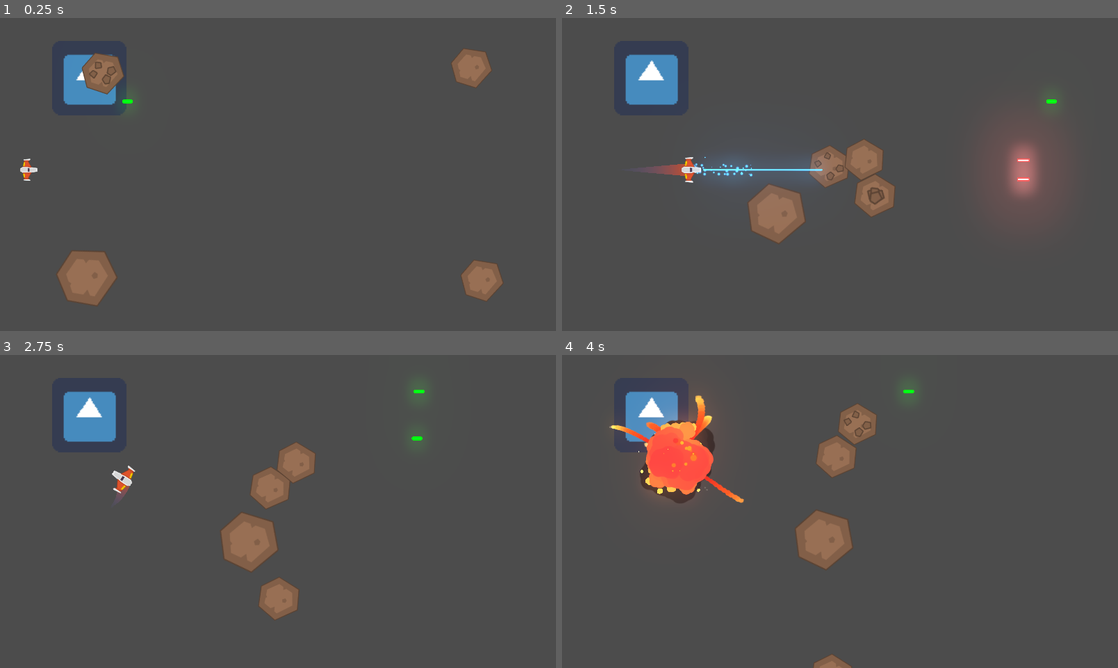
Above: before the commit, frames 1-4 (two rows, left to right).
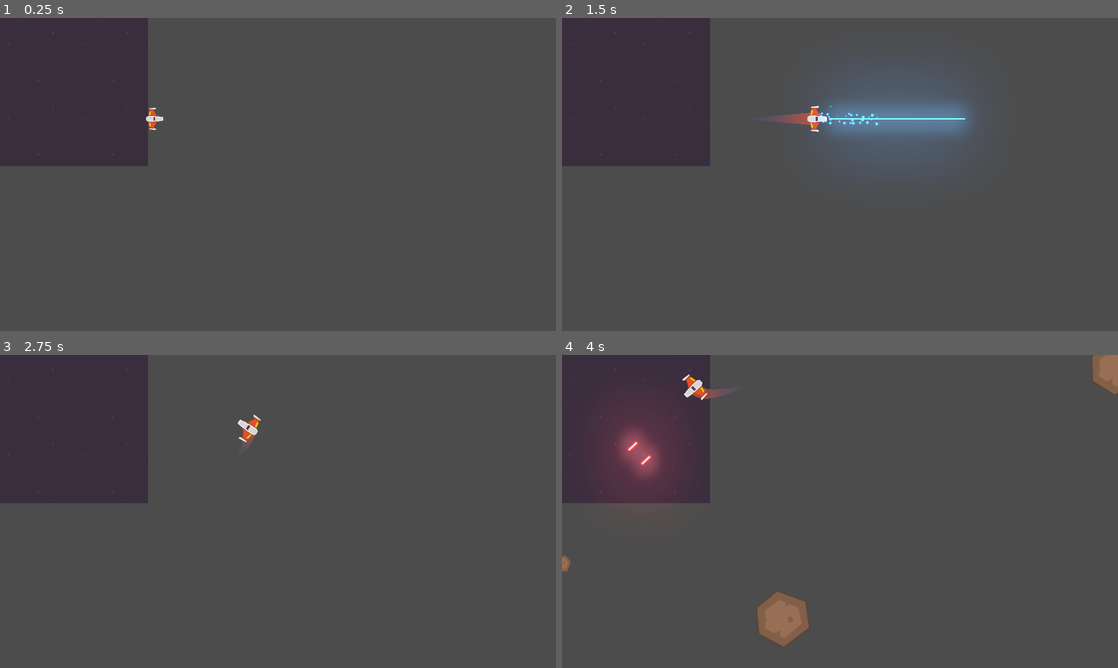
Above: after the commit, the same moments.

Repository: rominaBr/Meteoritos
Game: Godot game, scene res://Juegos/Niveles/NivelTest.tscn
Two runs of this game, one before a commit and one after it. Both use one fixed random seed, a clock stepped at 60 frames per second and the inputs below. The engine's default icon, where the game draws it, is replaced by a stand-in: a white triangle on a blue panel in a dark square.
Inputs (mouse positions are in pixels of both pictures, inside the frame that each line leads up to):
- Up to frame 1 (0.25 s): no input
- Up to frame 2 (1.5 s): move the mouse to (962, 158) at 0.52 s; press the mouse at (962, 158) at 0.53 s; hold W (mover_adelante) 0.53-1.28 s; move the mouse to (728, 190) at 1.27 s; release the mouse at (728, 190) at 1.28 s; hold S (mover_atras) from 1.28 s (still down); right-click (728, 190) at 1.35 s
- Up to frame 3 (2.75 s): move the mouse to (333, 442) at 2.02 s; release S (mover_atras) at 2.03 s; hold W (mover_adelante) from 2.03 s (still down); hold A (rotar_antihorario) from 2.03 s (still down)
- Up to frame 4 (4 s): move the mouse to (812, 574) at 2.77 s; release A (rotar_antihorario) at 2.78 s; tap D (rotar_horario) at 2.85 s; move the mouse to (1006, 558) at 3.52 s; release W (mover_adelante) at 3.53 s; press the mouse at (1006, 558) at 3.53 s; hold S (mover_atras) from 3.53 s (still down)

The runs differ from the first frame. In frame 1, 14% of the frame differs, in the area x 0-91%, y 0-92%; in frame 2, 23%, in the area x 0-89%, y 0-72%; in frame 3, 15%; in frame 4, 16%.

Commit message:
Spawnear aleatoriamente

Diff:
--- a/Juegos/Explosiones/ExplosionMeteorito.tscn
+++ b/Juegos/Explosiones/ExplosionMeteorito.tscn
@@ -7,6 +7,7 @@
 [ext_resource path="res://Juegos/Explosiones/MeteoritoMediano1.png" type="Texture" id=5]
 [ext_resource path="res://Juegos/Explosiones/MeteoritoMediano2.png" type="Texture" id=6]
 [ext_resource path="res://Juegos/Explosiones/ExplosionMeteorito.gd" type="Script" id=7]
+[ext_resource path="res://Juegos/Explosiones/explosion_meteorito.ogg" type="AudioStream" id=8]
 
 [sub_resource type="Animation" id=1]
 length = 0.001
@@ -677,6 +678,9 @@
 anims/explosion = SubResource( 3 )
 
 [node name="AudioStreamPlayer2D" type="AudioStreamPlayer2D" parent="."]
+stream = ExtResource( 8 )
+volume_db = 11.742
+bus = "SFX"
 
 [node name="MeteoritoMediano1" type="Sprite" parent="."]
 position = Vector2( 97, 50 )
--- a/Juegos/Meteoritos/MeteoritoSpawner.gd
+++ b/Juegos/Meteoritos/MeteoritoSpawner.gd
@@ -4,11 +4,7 @@
 export var direccion:Vector2 = Vector2(1, 1)
 export var rango_tamanio_meteorito:Vector2 = Vector2(0.5, 2.2)
 
-func _ready() -> void:
-	yield(owner, "ready")
-	spawner_meteorito()
-
-func spawner_meteorito() -> void:
+func spawnear_meteorito() -> void:
 	Eventos.emit_signal(
 		"spawn_meteorito",
 		global_position,
--- /dev/null
+++ b/Juegos/Meteoritos/SectorMeteoritos.gd
@@ -0,0 +1,30 @@
+class_name SectorMeteoritos
+extends Node2D
+
+## Atributos export
+export var cantidad_meteoritos:int = 10
+
+## Atributos
+var spawners:Array
+
+## Métodos
+func _ready() -> void:
+	almacenar_spawners()
+
+## Métodos Custom
+func almacenar_spawners() -> void:
+	for spawner in $Spawners.get_children():
+		spawners.append(spawner)
+
+func spawner_aleatorio() -> int:
+	randomize()
+	return randi() % spawners.size()
+
+
+## Señales internas
+func _on_SpawnTimer_timeout() -> void:
+	if cantidad_meteoritos == 0:
+		$SpawnTimer.stop()
+		return
+	spawners[spawner_aleatorio()].spawnear_meteorito()
+	cantidad_meteoritos -= 1
--- /dev/null
+++ b/Juegos/Meteoritos/SectorMeteoritos.tscn
@@ -0,0 +1,169 @@
+[gd_scene load_steps=11 format=2]
+
+[ext_resource path="res://Juegos/Meteoritos/MeteoritoSpawner.tscn" type="PackedScene" id=1]
+[ext_resource path="res://Juegos/Meteoritos/SectorMeteoritos.gd" type="Script" id=2]
+
+[sub_resource type="SegmentShape2D" id=1]
+a = Vector2( -49, -583 )
+b = Vector2( -56, 493 )
+
+[sub_resource type="SegmentShape2D" id=2]
+a = Vector2( -2, 536 )
+b = Vector2( -2, -553 )
+
+[sub_resource type="SegmentShape2D" id=3]
+a = Vector2( -959, 0 )
+b = Vector2( 953, 0 )
+
+[sub_resource type="SegmentShape2D" id=4]
+a = Vector2( 952, -3 )
+b = Vector2( -968, -3 )
+
+[sub_resource type="SegmentShape2D" id=5]
+a = Vector2( 14, -911 )
+b = Vector2( 10, 904 )
+
+[sub_resource type="SegmentShape2D" id=6]
+a = Vector2( 9, -933 )
+b = Vector2( -9, 947 )
+
+[sub_resource type="SegmentShape2D" id=7]
+a = Vector2( 1415, 1 )
+b = Vector2( -1397, -13 )
+
+[sub_resource type="SegmentShape2D" id=8]
+a = Vector2( 1395, 24 )
+b = Vector2( -1390, 4 )
+
+[node name="SectorMeteoritos" type="Node2D"]
+script = ExtResource( 2 )
+
+[node name="BordesNavePlayer" type="Node2D" parent="."]
+__meta__ = {
+"_edit_group_": true
+}
+
+[node name="BordeIzquierdo" type="StaticBody2D" parent="BordesNavePlayer"]
+position = Vector2( -960, 4 )
+collision_layer = 0
+__meta__ = {
+"_edit_group_": true
+}
+
+[node name="CollisionShape2D" type="CollisionShape2D" parent="BordesNavePlayer/BordeIzquierdo"]
+position = Vector2( 50, 50 )
+shape = SubResource( 1 )
+
+[node name="BordeDerecho" type="StaticBody2D" parent="BordesNavePlayer"]
+position = Vector2( 960, 4 )
+collision_layer = 0
+__meta__ = {
+"_edit_group_": true
+}
+
+[node name="CollisionShape2D" type="CollisionShape2D" parent="BordesNavePlayer/BordeDerecho"]
+shape = SubResource( 2 )
+
+[node name="BordeSuperior" type="StaticBody2D" parent="BordesNavePlayer"]
+position = Vector2( 0, -540 )
+collision_layer = 0
+__meta__ = {
+"_edit_group_": true
+}
+
+[node name="CollisionShape2D" type="CollisionShape2D" parent="BordesNavePlayer/BordeSuperior"]
+shape = SubResource( 3 )
+
+[node name="BordeInferior" type="StaticBody2D" parent="BordesNavePlayer"]
+position = Vector2( 0, 540 )
+collision_layer = 0
+__meta__ = {
+"_edit_group_": true
+}
+
+[node name="CollisionShape2D" type="CollisionShape2D" parent="BordesNavePlayer/BordeInferior"]
+shape = SubResource( 4 )
+
+[node name="DetectorFueraZona" type="Node2D" parent="."]
+__meta__ = {
+"_edit_group_": true
+}
+
+[node name="DetectorIzquierdo" type="Area2D" parent="DetectorFueraZona"]
+position = Vector2( -1400, 0 )
+
+[node name="CollisionShape2D" type="CollisionShape2D" parent="DetectorFueraZona/DetectorIzquierdo"]
+shape = SubResource( 5 )
+
+[node name="DetectorDerecho" type="Area2D" parent="DetectorFueraZona"]
+position = Vector2( 1400, 0 )
+
+[node name="CollisionShape2D" type="CollisionShape2D" parent="DetectorFueraZona/DetectorDerecho"]
+shape = SubResource( 6 )
+
+[node name="DetectorSuperior" type="Area2D" parent="DetectorFueraZona"]
+position = Vector2( 0, -900 )
+
+[node name="CollisionShape2D" type="CollisionShape2D" parent="DetectorFueraZona/DetectorSuperior"]
+shape = SubResource( 7 )
+
+[node name="DetectorInferior" type="Area2D" parent="DetectorFueraZona"]
+position = Vector2( 0, 900 )
+
+[node name="CollisionShape2D" type="CollisionShape2D" parent="DetectorFueraZona/DetectorInferior"]
+shape = SubResource( 8 )
+
+[node name="Spawners" type="Node2D" parent="."]
+
+[node name="MeteoritoSpawner11" parent="Spawners" instance=ExtResource( 1 )]
+position = Vector2( 575, -720 )
+
+[node name="MeteoritoSpawner12" parent="Spawners" instance=ExtResource( 1 )]
+position = Vector2( -575, -720 )
+
+[node name="MeteoritoSpawner13" parent="Spawners" instance=ExtResource( 1 )]
+position = Vector2( 0, -720 )
+
+[node name="MeteoritoSpawner14" parent="Spawners" instance=ExtResource( 1 )]
+position = Vector2( 575, 720 )
+
+[node name="MeteoritoSpawner15" parent="Spawners" instance=ExtResource( 1 )]
+position = Vector2( -575, 720 )
+
+[node name="MeteoritoSpawner16" parent="Spawners" instance=ExtResource( 1 )]
+position = Vector2( 0, 720 )
+
+[node name="MeteoritoSpawner" parent="Spawners" instance=ExtResource( 1 )]
+position = Vector2( -1150, -720 )
+
+[node name="MeteoritoSpawner2" parent="Spawners" instance=ExtResource( 1 )]
+position = Vector2( -1150, -360 )
+
+[node name="MeteoritoSpawner3" parent="Spawners" instance=ExtResource( 1 )]
+position = Vector2( -1150, 0 )
+
+[node name="MeteoritoSpawner4" parent="Spawners" instance=ExtResource( 1 )]
+position = Vector2( -1150, 360 )
+
+[node name="MeteoritoSpawner5" parent="Spawners" instance=ExtResource( 1 )]
+position = Vector2( -1150, 720 )
+
+[node name="MeteoritoSpawner6" parent="Spawners" instance=ExtResource( 1 )]
+position = Vector2( 1150, -720 )
+
+[node name="MeteoritoSpawner7" parent="Spawners" instance=ExtResource( 1 )]
+position = Vector2( 1150, -360 )
+
+[node name="MeteoritoSpawner8" parent="Spawners" instance=ExtResource( 1 )]
+position = Vector2( 1150, 0 )
+
+[node name="MeteoritoSpawner9" parent="Spawners" instance=ExtResource( 1 )]
+position = Vector2( 1150, 360 )
+
+[node name="MeteoritoSpawner10" parent="Spawners" instance=ExtResource( 1 )]
+position = Vector2( 1150, 720 )
+
+[node name="SpawnTimer" type="Timer" parent="."]
+autostart = true
+
+[connection signal="timeout" from="SpawnTimer" to="." method="_on_SpawnTimer_timeout"]
--- a/Juegos/Niveles/NivelTest.tscn
+++ b/Juegos/Niveles/NivelTest.tscn
@@ -4,10 +4,10 @@
 [ext_resource path="res://Juegos/Niveles/Nivel.gd" type="Script" id=2]
 [ext_resource path="res://default_env.tres" type="Environment" id=3]
 [ext_resource path="res://Juegos/Explosiones/Explosion.tscn" type="PackedScene" id=4]
-[ext_resource path="res://Juegos/Enemigos/EnemigoDummy.tscn" type="PackedScene" id=5]
 [ext_resource path="res://Juegos/Meteoritos/Meteorito.tscn" type="PackedScene" id=6]
-[ext_resource path="res://Juegos/Meteoritos/MeteoritoSpawner.tscn" type="PackedScene" id=7]
 [ext_resource path="res://Juegos/Explosiones/ExplosionMeteorito.tscn" type="PackedScene" id=8]
+[ext_resource path="res://Juegos/Niveles/Fondos/fondoVioletaOscuro.png" type="Texture" id=9]
+[ext_resource path="res://Juegos/Meteoritos/SectorMeteoritos.tscn" type="PackedScene" id=10]
 
 [node name="NivelTest" type="Node2D"]
 script = ExtResource( 2 )
@@ -15,28 +15,20 @@
 meteorito = ExtResource( 6 )
 explosion_meteorito = ExtResource( 8 )
 
+[node name="ParallaxBackground" type="ParallaxBackground" parent="."]
+
+[node name="ParallaxLayer" type="ParallaxLayer" parent="ParallaxBackground"]
+motion_mirroring = Vector2( 256, 256 )
+
+[node name="TextureRect" type="TextureRect" parent="ParallaxBackground/ParallaxLayer"]
+margin_right = 40.0
+margin_bottom = 40.0
+texture = ExtResource( 9 )
+
 [node name="Player" parent="." instance=ExtResource( 1 )]
-position = Vector2( 100, 524 )
+position = Vector2( 534, 348 )
 
 [node name="WorldEnvironment" type="WorldEnvironment" parent="."]
 environment = ExtResource( 3 )
 
-[node name="EnemigoDummy" parent="." instance=ExtResource( 5 )]
-position = Vector2( 308, 207 )
-
-[node name="MeteoritoSpawner" parent="." instance=ExtResource( 7 )]
-position = Vector2( 1772, 956 )
-rotation = -0.261799
-direccion = Vector2( -2, -1 )
-
-[node name="MeteoritoSpawner2" parent="." instance=ExtResource( 7 )]
-position = Vector2( 216, 932 )
-direccion = Vector2( 2, -1 )
-
-[node name="MeteoritoSpawner3" parent="." instance=ExtResource( 7 )]
-position = Vector2( 236, 128 )
-direccion = Vector2( 2, 1 )
-
-[node name="MeteoritoSpawner4" parent="." instance=ExtResource( 7 )]
-position = Vector2( 1748, 108 )
-direccion = Vector2( -2, 1 )
+[node name="SectorMeteoritos" parent="." instance=ExtResource( 10 )]
--- a/project.godot
+++ b/project.godot
@@ -63,6 +63,11 @@
 "class": "RayoLaser",
 "language": "GDScript",
 "path": "res://Juegos/Proyectiles/Laser/LaserBeam2D.gd"
+}, {
+"base": "Node2D",
+"class": "SectorMeteoritos",
+"language": "GDScript",
+"path": "res://Juegos/Meteoritos/SectorMeteoritos.gd"
 } ]
 _global_script_class_icons={
 "Canion": "",
@@ -75,7 +80,8 @@
 "Nivel": "",
 "Player": "",
 "Proyectil": "",
-"RayoLaser": ""
+"RayoLaser": "",
+"SectorMeteoritos": ""
 }
 
 [application]
Not shown: 1 places in Juegos/Explosiones/ExplosionMeteorito.tscn that only renumber resources
Not shown, added: Juegos/Explosiones/explosion_meteorito.ogg.import
Binary file added: Juegos/Niveles/Fondos/fondoVioletaOscuro.png
Not shown, added: Juegos/Niveles/Fondos/fondoVioletaOscuro.png.import
Not shown, added: Juegos/Explosiones/explosion_meteorito.ogg
